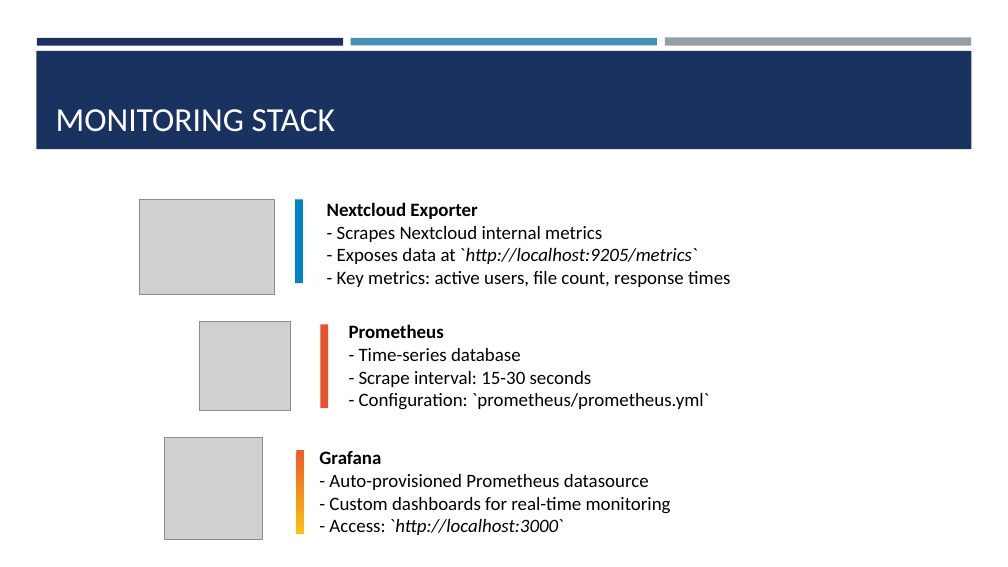
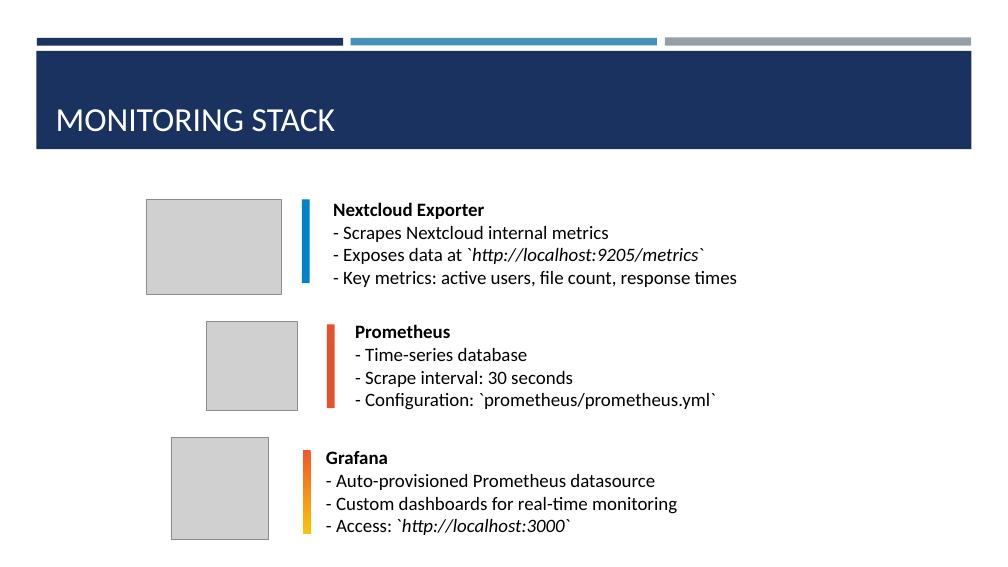
Before and after one commit to Omega97/CloudProject, a slide deck: slide 5 of report & slides/OCUSMAFAIT_presentation_Cloud.pptx. Drawn at 1008x567 pixels with LibreOffice and Linux fonts; fonts in the diff are those of the drawing; grey boxes stand for pictures. Boxes give left, top, right and bottom in pixels: in the first picture for what was removed or moved away, otherwise in the second. Text is boxed around its words. In the diff, an @@ line names an element or a change of style, - is before the commit and + after.

```diff
--- a/report & slides/OCUSMAFAIT_presentation_Cloud.pptx
+++ b/report & slides/OCUSMAFAIT_presentation_Cloud.pptx
@@ 3 pictures, 3 rectangles, 2 texts: place and size @@
-3 pictures, 3 rectangles, 2 texts at [140, 200, 730, 539]
+3 pictures, 3 rectangles, 2 texts at [147, 200, 737, 539]
@@ text at [355, 324, 716, 410]: text changed @@
-Prometheus
-- Time-series database
-- Scrape interval: 15-30 seconds
-- Configuration: `prometheus/prometheus.yml`
+Prometheus
+- Time-series database
+- Scrape interval: 30 seconds
+- Configuration: `prometheus/prometheus.yml`
```
Also in this commit, not shown: 5 other slides changed, 1 other file.
